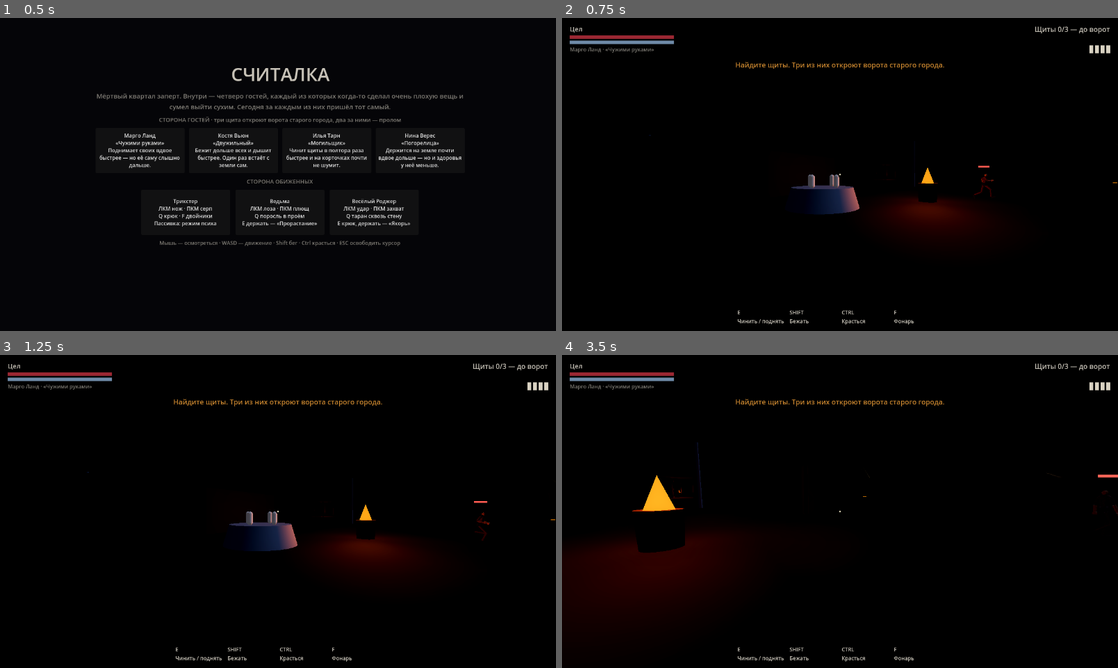
Above: before the commit, frames 1-4 (two rows, left to right).
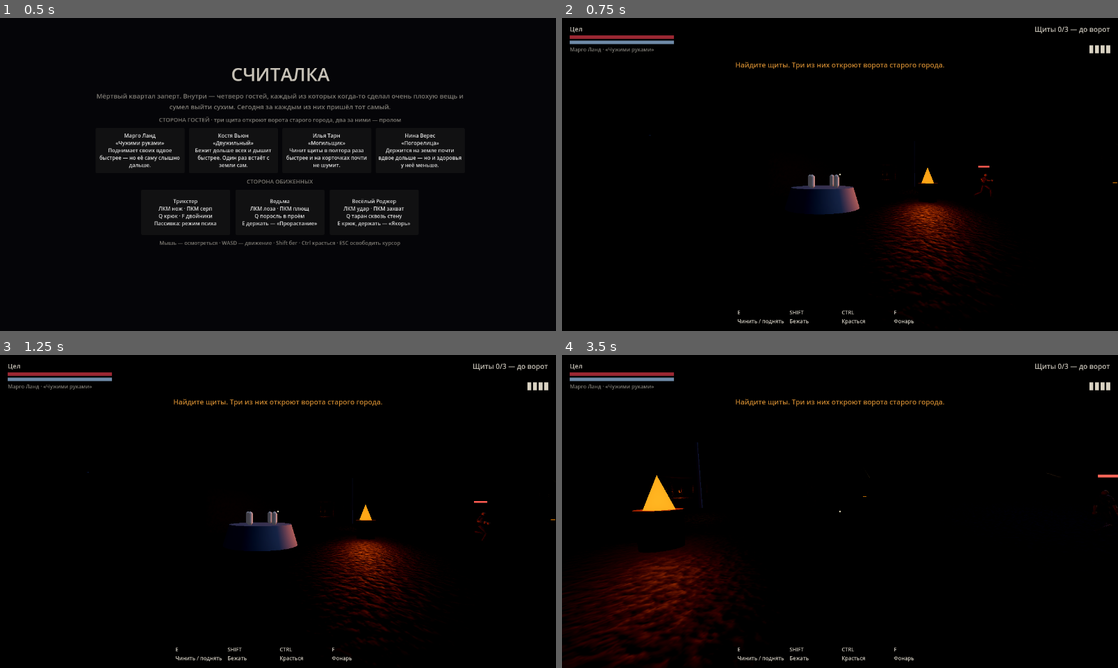
Above: after the commit, the same moments.

Repository: mironbagimov-source/Wolf
Game: Godot game, scene res://scenes/main.tscn
Two runs of this game, one before a commit and one after it. Both use one fixed random seed, a clock stepped at 60 frames per second and the inputs below.
Inputs (mouse positions are in pixels of both pictures, inside the frame that each line leads up to):
- Up to frame 1 (0.5 s): no input
- Up to frame 2 (0.75 s): click "Марго Ланд «Чужими руками» По…" at 0.5 s
- Up to frame 3 (1.25 s): no input
- Up to frame 4 (3.5 s): tap Enter at 1.25 s; move the mouse to (867, 511) at 1.27 s; hold Ctrl (crouch) 1.28-2.03 s; hold W (move_forward) from 1.28 s (still down); click (867, 511) at 1.42 s; move the mouse to (812, 511) at 2.02 s; tap G (drop) at 2.1 s; move the mouse to (851, 505) at 2.77 s; tap F (flashlight) at 2.85 s

Frame 1 is identical in both runs. In frame 2, 1.5% of the frame differs, in the area x 55-78%, y 49-93%; in frame 3, 1.5%; in frame 4, 3.1%, in the area x 0-100%, y 42-100%.

Commit message:
Visual pass: PBR materials, normal maps, smoother bodies
Not photorealism — the geometry is still hand-built — but a real step up
from flat-shaded primitives.

- body_skin.gd now derives a normal map and a roughness map from the same
  procedural height field it already used for albedo, so light catches the
  cloth weave, rust runs and grime as relief instead of a colour patch.
  Metal parts read as metal (low roughness, specular); cloth stays matte.
- surfaces.gd: shared PBR materials for the world — concrete walls, stone
  gate, bark trunks, zone ground — each with a cached noise normal map.
  One material per (profile+colour), one normal texture per profile, so
  670 walls don't mint 670 textures. shatter() swaps to a distinct rubble
  material instead of mutating the shared one.
- blender_cast.py: limbs get more segments, heads a subdivision, and the
  whole mesh is smooth-shaded, so bodies round out instead of faceting.

Only the .pck changed; drop it next to the existing signed exe. Smoke
test green (57 checks).

Co-Authored-By: Claude Opus 5 <noreply@anthropic.com>
Claude-Session: https://claude.ai/code/session_01Qyt78eqF5rs7coKwjQM6Ei

Diff:
--- a/godot/scripts/body_skin.gd
+++ b/godot/scripts/body_skin.gd
@@ -51,10 +51,25 @@
 	material.albedo_texture = _pattern_texture()
 	material.uv1_triplanar = true
 	material.uv1_scale = Vector3.ONE * texture_scale
-	# Резкий фильтр под стать лоу-поли: мыла тут не надо.
+	# Резкий фильтр под стать лоу-поли: мыла тут не надо, но линейный на нормалях —
+	# иначе рельеф ступенчатый.
 	material.texture_filter = BaseMaterial3D.TEXTURE_FILTER_NEAREST
-	material.roughness = roughness
-	material.metallic = 0.75 if metal_parts.has(part) else 0.0
+
+	# Карта нормалей из того же узора: свет теперь ловит фактуру — ткань, ржавые
+	# потёки, переплетение парусины становятся рельефом, а не просто пятном
+	# цвета. Полигонов не прибавилось ни одного.
+	material.normal_enabled = true
+	material.normal_texture = _normal_texture()
+	material.normal_scale = 1.0 + pattern_strength * 1.2
+
+	var is_metal := metal_parts.has(part)
+	material.metallic = 0.85 if is_metal else 0.0
+	# Металл гладкий и бликует, ткань шершавая и матовая — разводим их по
+	# шероховатости, иначе PBR не читается.
+	material.roughness = (0.34 if is_metal else roughness)
+	material.roughness_texture = _rough_texture()
+	material.roughness_texture_channel = BaseMaterial3D.TEXTURE_CHANNEL_RED
+	material.metallic_specular = 0.6 if is_metal else 0.35
 
 	material.emission_enabled = true
 	if glow_energy > 0.0 and glow_parts.has(part):
@@ -66,28 +81,86 @@
 	return material
 
 
-func _pattern_texture() -> Texture2D:
-	var key := "%s|%d|%.2f" % [pattern, pattern_seed, pattern_strength]
+## Высотное поле узора: одно на скин, из него делаются и цвет, и рельеф, и
+## шероховатость. Значение 0 — гладко и чисто, 1 — грязный выступ.
+func _height_field() -> PackedFloat32Array:
+	var key := "h|%s|%d" % [pattern, pattern_seed]
 	if _textures.has(key):
 		return _textures[key]
 
-	var image := Image.create(TEXTURE_SIZE, TEXTURE_SIZE, false, Image.FORMAT_RGB8)
+	var field := PackedFloat32Array()
+	field.resize(TEXTURE_SIZE * TEXTURE_SIZE)
 	var noise := FastNoiseLite.new()
 	noise.seed = pattern_seed
 	noise.frequency = 0.06
 	noise.fractal_octaves = 3
-
 	var fine := FastNoiseLite.new()
 	fine.seed = pattern_seed + 7
 	fine.frequency = 0.28
-
 	for y in TEXTURE_SIZE:
 		for x in TEXTURE_SIZE:
-			var value := _sample(x, y, noise, fine)
+			field[y * TEXTURE_SIZE + x] = clampf(_sample(x, y, noise, fine), 0.0, 1.0)
+	_textures[key] = field
+	return field
+
+
+func _height_at(field: PackedFloat32Array, x: int, y: int) -> float:
+	return field[posmod(y, TEXTURE_SIZE) * TEXTURE_SIZE + posmod(x, TEXTURE_SIZE)]
+
+
+func _pattern_texture() -> Texture2D:
+	var key := "a|%s|%d|%.2f" % [pattern, pattern_seed, pattern_strength]
+	if _textures.has(key):
+		return _textures[key]
+
+	var field := _height_field()
+	var image := Image.create(TEXTURE_SIZE, TEXTURE_SIZE, false, Image.FORMAT_RGB8)
+	for y in TEXTURE_SIZE:
+		for x in TEXTURE_SIZE:
 			# Узор только затемняет: цвет детали задаётся albedo_color, а текстура
 			# на него умножается. Светлее белого она стать не должна.
-			var shade := clampf(1.0 - value * pattern_strength, 0.15, 1.0)
+			var shade := clampf(1.0 - _height_at(field, x, y) * pattern_strength, 0.15, 1.0)
 			image.set_pixel(x, y, Color(shade, shade, shade))
+
+	var texture := ImageTexture.create_from_image(image)
+	_textures[key] = texture
+	return texture
+
+
+## Карта нормалей из наклона высотного поля. Кодировка Godot: RG — наклон,
+## B — «вверх». Тангенциальное пространство, кладётся трипланарно вместе с
+## остальными текстурами.
+func _normal_texture() -> Texture2D:
+	var key := "n|%s|%d" % [pattern, pattern_seed]
+	if _textures.has(key):
+		return _textures[key]
+
+	var field := _height_field()
+	var image := Image.create(TEXTURE_SIZE, TEXTURE_SIZE, false, Image.FORMAT_RGB8)
+	for y in TEXTURE_SIZE:
+		for x in TEXTURE_SIZE:
+			var dx := _height_at(field, x + 1, y) - _height_at(field, x - 1, y)
+			var dy := _height_at(field, x, y + 1) - _height_at(field, x, y - 1)
+			var n := Vector3(-dx, -dy, 0.6).normalized()
+			image.set_pixel(x, y, Color(n.x * 0.5 + 0.5, n.y * 0.5 + 0.5, n.z * 0.5 + 0.5))
+
+	var texture := ImageTexture.create_from_image(image)
+	_textures[key] = texture
+	return texture
+
+
+## Карта шероховатости: грязь и ржавчина глушат блик, чистый металл — нет.
+func _rough_texture() -> Texture2D:
+	var key := "r|%s|%d" % [pattern, pattern_seed]
+	if _textures.has(key):
+		return _textures[key]
+
+	var field := _height_field()
+	var image := Image.create(TEXTURE_SIZE, TEXTURE_SIZE, false, Image.FORMAT_RGB8)
+	for y in TEXTURE_SIZE:
+		for x in TEXTURE_SIZE:
+			var r := clampf(0.55 + _height_at(field, x, y) * 0.45, 0.0, 1.0)
+			image.set_pixel(x, y, Color(r, r, r))
 
 	var texture := ImageTexture.create_from_image(image)
 	_textures[key] = texture
--- a/godot/scripts/match_runner.gd
+++ b/godot/scripts/match_runner.gd
@@ -211,10 +211,7 @@
 	var plane := PlaneMesh.new()
 	plane.size = Vector2(width, depth)
 	mesh.mesh = plane
-	var material := StandardMaterial3D.new()
-	material.albedo_color = Color("0d0f13")
-	material.roughness = 1.0
-	mesh.material_override = material
+	mesh.material_override = Surfaces.material("ground", Color("0d0f13"), 0.25)
 	ground.add_child(mesh)
 	_level_root.add_child(ground)
 
@@ -229,10 +226,9 @@
 		patch_mesh.size = Vector2(rect.max_x - rect.min_x, rect.max_z - rect.min_z)
 		patch.mesh = patch_mesh
 		patch.position = Vector3((rect.min_x + rect.max_x) * 0.5, 0.02, (rect.min_z + rect.max_z) * 0.5)
-		var patch_material := StandardMaterial3D.new()
-		patch_material.albedo_color = floors[region.id]
-		patch_material.roughness = 1.0
-		patch.material_override = patch_material
+		# Джунгли — мшистая земля, остальное — своя фактура; профиль общий, цвет
+		# зоны свой.
+		patch.material_override = Surfaces.material("ground", floors[region.id], 0.3)
 		_level_root.add_child(patch)
 
 
--- /dev/null
+++ b/godot/scripts/surfaces.gd
@@ -0,0 +1,104 @@
+class_name Surfaces
+extends RefCounted
+
+## PBR-материалы мира: бетон стен, камень ворот, кора стволов, земля зон.
+##
+## Тел это не касается (у них свой BodySkin с трипланаром) — здесь геометрия
+## мира: стены, пол, деревья. Каждый профиль несёт карту нормалей из шума, так
+## что свет ловит фактуру, а не плоскую заливку. Полигонов не прибавляется.
+##
+## Всё кэшируется статически: на карте шестьсот стен, но текстур ровно по числу
+## профилей, а материал общий на (профиль + цвет) — стены не анимируются, делить
+## один материал между ними безопасно.
+
+const TEX := 128
+
+## Профиль → параметры: частота и высота рельефа, база шероховатости, металл.
+const PROFILES := {
+	"concrete": {"freq": 0.05, "bump": 0.75, "rough": 0.92, "metal": 0.0, "seed": 11},
+	"stone": {"freq": 0.08, "bump": 1.0, "rough": 0.85, "metal": 0.0, "seed": 23},
+	"bark": {"freq": 0.14, "bump": 1.15, "rough": 0.95, "metal": 0.0, "seed": 41},
+	"ground": {"freq": 0.09, "bump": 0.7, "rough": 0.98, "metal": 0.0, "seed": 67},
+	"metal": {"freq": 0.12, "bump": 0.5, "rough": 0.4, "metal": 0.85, "seed": 5},
+}
+
+static var _normals := {}
+static var _roughs := {}
+static var _materials := {}
+
+
+static func material(profile: String, colour: Color, scale := 1.0) -> StandardMaterial3D:
+	var key := "%s|%s|%.2f" % [profile, colour.to_html(), scale]
+	if _materials.has(key):
+		return _materials[key]
+
+	var spec: Dictionary = PROFILES.get(profile, PROFILES["concrete"])
+	var mat := StandardMaterial3D.new()
+	mat.albedo_color = colour
+	mat.roughness = spec.rough
+	mat.metallic = spec.metal
+	mat.metallic_specular = 0.5 if spec.metal > 0.0 else 0.3
+
+	mat.uv1_triplanar = true
+	mat.uv1_scale = Vector3.ONE * scale
+	mat.normal_enabled = true
+	mat.normal_texture = _normal(profile, spec)
+	mat.normal_scale = spec.bump
+	mat.roughness_texture = _rough(profile, spec)
+	mat.roughness_texture_channel = BaseMaterial3D.TEXTURE_CHANNEL_RED
+
+	_materials[key] = mat
+	return mat
+
+
+static func _field(spec: Dictionary) -> PackedFloat32Array:
+	var field := PackedFloat32Array()
+	field.resize(TEX * TEX)
+	var noise := FastNoiseLite.new()
+	noise.seed = spec.seed
+	noise.frequency = spec.freq
+	noise.fractal_octaves = 4
+	var fine := FastNoiseLite.new()
+	fine.seed = spec.seed + 13
+	fine.frequency = spec.freq * 4.0
+	for y in TEX:
+		for x in TEX:
+			var v := (noise.get_noise_2d(x, y) + 1.0) * 0.5
+			v += ((fine.get_noise_2d(x, y) + 1.0) * 0.5 - 0.5) * 0.3
+			field[y * TEX + x] = clampf(v, 0.0, 1.0)
+	return field
+
+
+static func _at(field: PackedFloat32Array, x: int, y: int) -> float:
+	return field[posmod(y, TEX) * TEX + posmod(x, TEX)]
+
+
+static func _normal(profile: String, spec: Dictionary) -> Texture2D:
+	if _normals.has(profile):
+		return _normals[profile]
+	var field := _field(spec)
+	var image := Image.create(TEX, TEX, false, Image.FORMAT_RGB8)
+	var b: float = spec.bump
+	for y in TEX:
+		for x in TEX:
+			var dx := (_at(field, x + 1, y) - _at(field, x - 1, y)) * b
+			var dy := (_at(field, x, y + 1) - _at(field, x, y - 1)) * b
+			var n := Vector3(-dx, -dy, 0.5).normalized()
+			image.set_pixel(x, y, Color(n.x * 0.5 + 0.5, n.y * 0.5 + 0.5, n.z * 0.5 + 0.5))
+	var texture := ImageTexture.create_from_image(image)
+	_normals[profile] = texture
+	return texture
+
+
+static func _rough(profile: String, spec: Dictionary) -> Texture2D:
+	if _roughs.has(profile):
+		return _roughs[profile]
+	var field := _field(spec)
+	var image := Image.create(TEX, TEX, false, Image.FORMAT_RGB8)
+	for y in TEX:
+		for x in TEX:
+			var r := clampf(0.6 + _at(field, x, y) * 0.4, 0.0, 1.0)
+			image.set_pixel(x, y, Color(r, r, r))
+	var texture := ImageTexture.create_from_image(image)
+	_roughs[profile] = texture
+	return texture
--- a/godot/scripts/wall_block.gd
+++ b/godot/scripts/wall_block.gd
@@ -54,10 +54,12 @@
 		box_mesh.size = Vector3(width, height, depth)
 		_mesh.mesh = box_mesh
 
-	var material := StandardMaterial3D.new()
-	material.albedo_color = TINTS.get(kind, TINTS.wall) if not breakable else TINTS.broken
-	material.roughness = 1.0
-	_mesh.material_override = material
+	var colour: Color = TINTS.get(kind, TINTS.wall) if not breakable else TINTS.broken
+	# Профиль поверхности по роли куска: кора для стволов, тёсаный камень для
+	# ворот, бетон для всего остального. Материал общий на (профиль+цвет), карта
+	# нормалей одна на профиль — шестьсот стен не плодят шестьсот текстур.
+	var profile := "bark" if kind == "tree" else ("stone" if kind == "gate" else "concrete")
+	_mesh.material_override = Surfaces.material(profile, colour, 0.35)
 	add_child(_mesh)
 
 
@@ -66,7 +68,9 @@
 		return
 	data.alive = false
 	_shape.disabled = true
-	# Обломки остаются лежать: пролом должно быть видно.
+	# Обломки остаются лежать: пролом должно быть видно. Материал стены общий на
+	# всех — мутировать его нельзя, иначе потемнеет весь квартал. Ставим отдельный
+	# материал обломков (он тоже общий, но обломки все одинаковы).
 	_mesh.scale.y = 0.16
 	_mesh.position.y = -data.h * 0.42
-	(_mesh.material_override as StandardMaterial3D).albedo_color = Color("1a1a1e")
+	_mesh.material_override = Surfaces.material("concrete", Color("1a1a1e"), 0.35)
Binary file changed: godot/assets/cast.glb
Not shown, added: godot/scripts/surfaces.gd.uid
Not shown, changed: build/windows/Считалка.pck
Not shown, changed: build/Считалка-игра.zip
Not shown, changed: build/Считалка.pck
Not shown, changed: godot/tools/blender_cast.py
